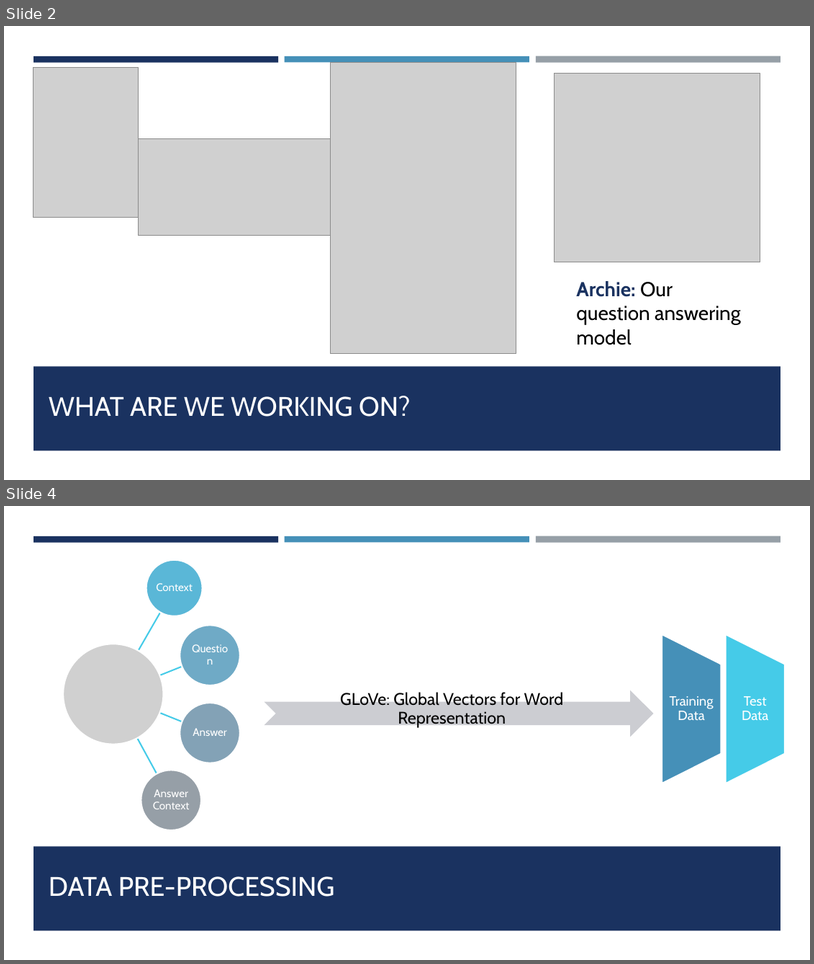
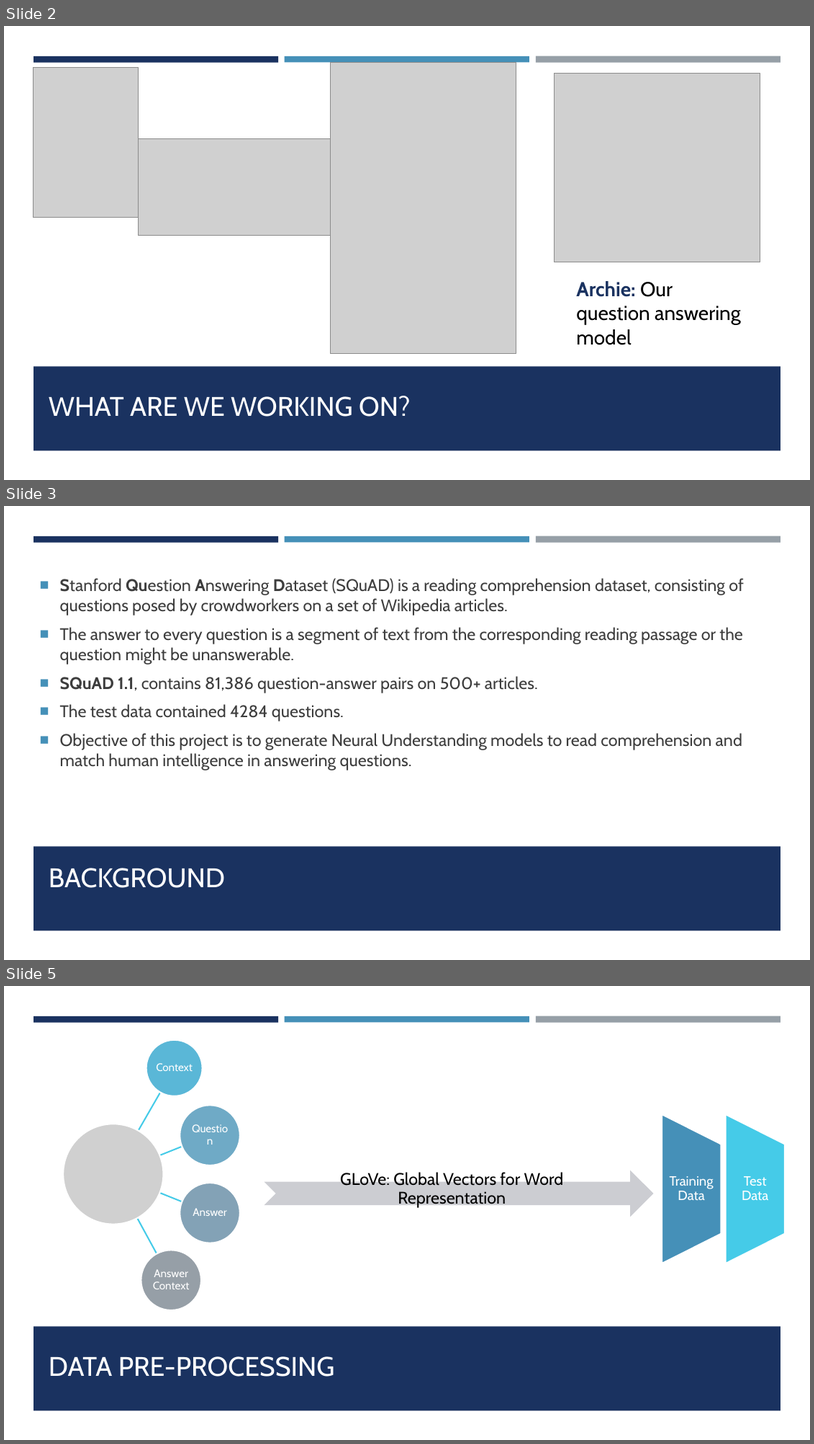
Before and after one commit to nameinmaking/Archie-A-Natural-Language-Question-Answering-Software, a slide deck: Archie - Project Presentaion.pptx. Shown one above the other, each under a label of ours: slides 2 and 4 before the commit, slides 2, 3 and 5 after it; the slides between them are not shown. The pictures are 814x964 and 814x1444 pixels, drawn with LibreOffice and Linux fonts; fonts in the diff are those of the drawing; grey boxes stand for pictures. Boxes give left, top, right and bottom in pixels: in the first picture for what was removed or moved away, otherwise in the second. Text is boxed around its words. In the diff, an @@ line names an element or a change of style, - is before the commit and + after.

```diff
--- a/Archie - Project Presentaion.pptx
+++ b/Archie - Project Presentaion.pptx
@@ slide 3 added at bbox=[4, 506, 810, 960], background #FFFFFF; not listed: 4 template elements that a slide beside it also shows @@
@@ text added at bbox=[60, 578, 743, 770], 20 pt, text #3D3D3D @@
+■ Stanford Question Answering Dataset (SQuAD) is a reading comprehension dataset, consisting of questions posed by crowdworkers on a set of Wikipedia articles.
+■ The answer to every question is a segment of text from the corresponding reading passage or the question might be unanswerable.
+■ SQuAD 1.1, contains 81,386 question-answer pairs on 500+ articles.
+■ The test data contained 4284 questions.
+■ Objective of this project is to generate Neural Understanding models to read comprehension and match human intelligence in answering questions.
@@ title added at bbox=[49, 867, 225, 888], 32 pt, text #FFFFFF @@
+BACKGROUND
@@ what was slide 4 is now slide 5 @@
```
Also in this commit, not shown: 3 slides changed, 7 other slides added, 2 slides removed, 36 other files.
